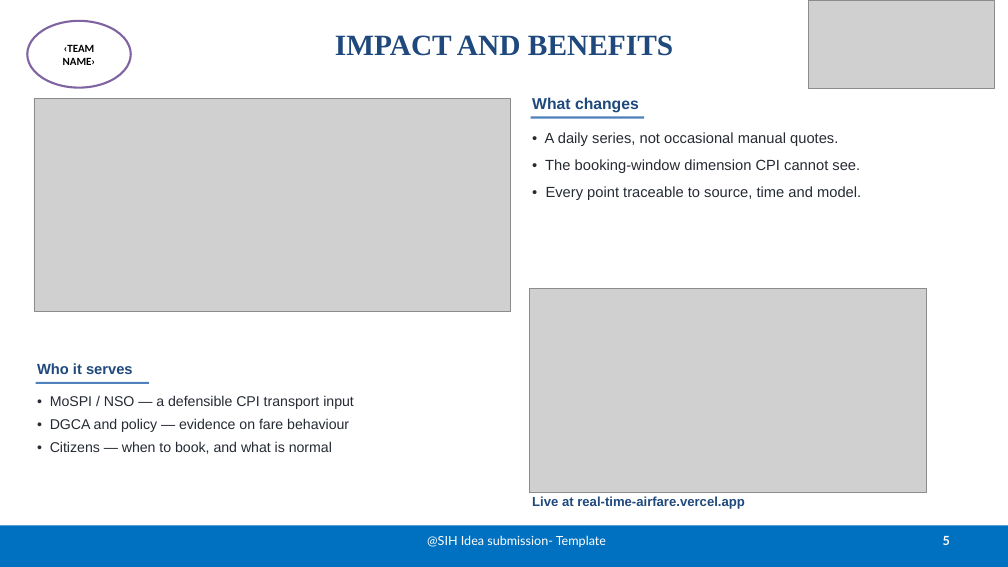
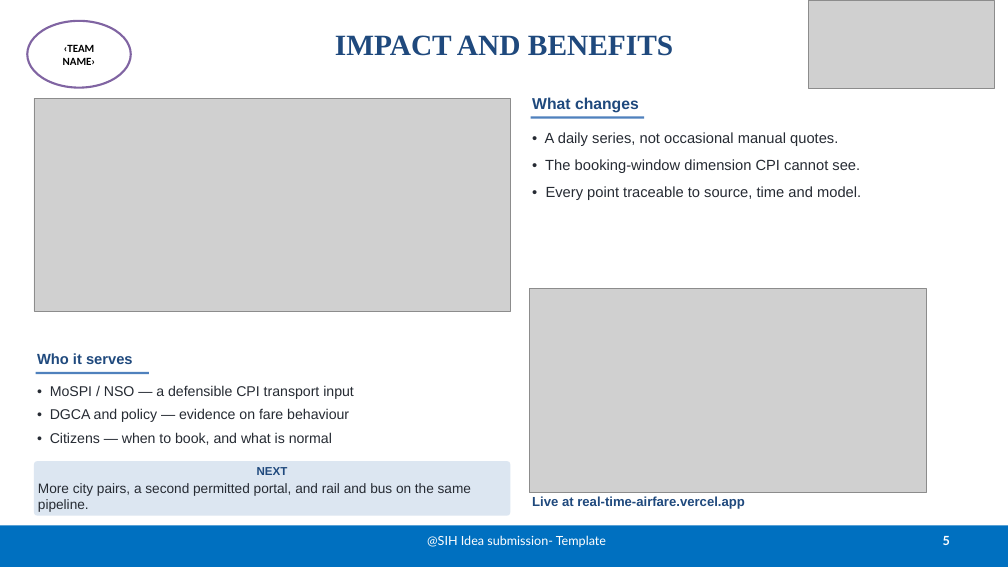
Before and after one commit to BradCage-afk/sih-2026-airfare-index, a slide deck: slide 5 of SIH26056-Idea-Presentation.pptx. Drawn at 1008x567 pixels with LibreOffice and Linux fonts; fonts in the diff are those of the drawing; grey boxes stand for pictures. Boxes give left, top, right and bottom in pixels: in the first picture for what was removed or moved away, otherwise in the second. Text is boxed around its words. In the diff, an @@ line names an element or a change of style, - is before the commit and + after.

```diff
--- a/SIH26056-Idea-Presentation.pptx
+++ b/SIH26056-Idea-Presentation.pptx
@@ text "Who it serves": place and size @@
-text "Who it serves" at [37, 363, 133, 374]
+text "Who it serves" at [37, 353, 133, 364]
@@ text "• MoSPI / NSO — ...": place and size @@
-text "• MoSPI / NSO — ..." at [50, 395, 354, 454]
+text "• MoSPI / NSO — ..." at [50, 385, 354, 445]
@@ rectangle: place and size @@
-rectangle at [36, 382, 149, 384]
+rectangle at [36, 372, 149, 374]
@@ rounded rectangle added at [34, 461, 510, 516], fill #DCE6F1, 13 pt, text #262B33 @@
+NEXT
+More city pairs, a second permitted portal, and rail and bus on the same pipeline.
```
Also in this commit, not shown: 3 other slides changed, 10 other files.
